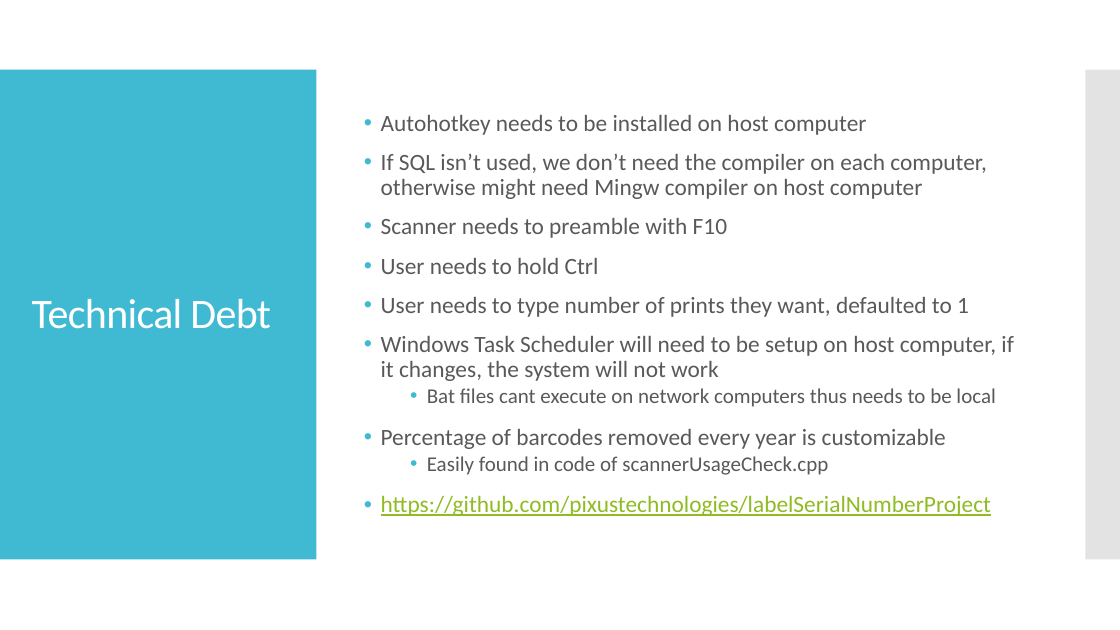
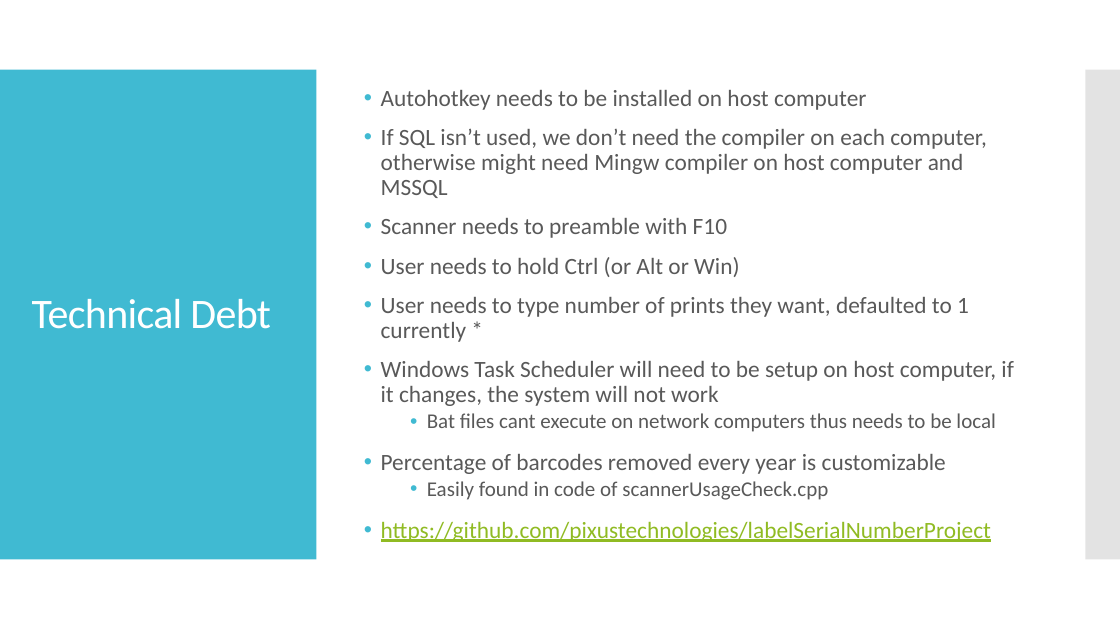
Before and after one commit to pixustechnologies/labelSerialNumberProject, a slide deck: slide 11 of LabelSerialNumberChangeProposal.pptx (slide 5 before the commit). Drawn at 1120x630 pixels with LibreOffice and Linux fonts; fonts in the diff are those of the drawing. Boxes give left, top, right and bottom in pixels: in the first picture for what was removed or moved away, otherwise in the second. Text is boxed around its words. In the diff, an @@ line names an element or a change of style, - is before the commit and + after.

Commit message:
MSSQL + SN change Now using MSSQL instead of sqc, as the database is from Microsoft not IBM Serial Number is now being passed through to Crystal Reports Thus the batch file is now being called from c++ to keep track of SN

```diff
--- a/LabelSerialNumberChangeProposal.pptx
+++ b/LabelSerialNumberChangeProposal.pptx
@@ text at bbox=[381, 129, 986, 198]: text changed @@
-• If SQL isn’t used, we don’t need the compiler on each computer, otherwise might need Mingw compiler on host computer
+• If SQL isn’t used, we don’t need the compiler on each computer, otherwise might need Mingw compiler on host computer and MSSQL
@@ text at bbox=[381, 257, 969, 342]: text changed @@
-• User needs to hold Ctrl
-• User needs to type number of prints they want, defaulted to 1
+• User needs to hold Ctrl (or Alt or Win)
+• User needs to type number of prints they want, defaulted to 1 currently *
```
Also in this commit, not shown: 3 other slides changed, 7 slides added, 5 other files.
